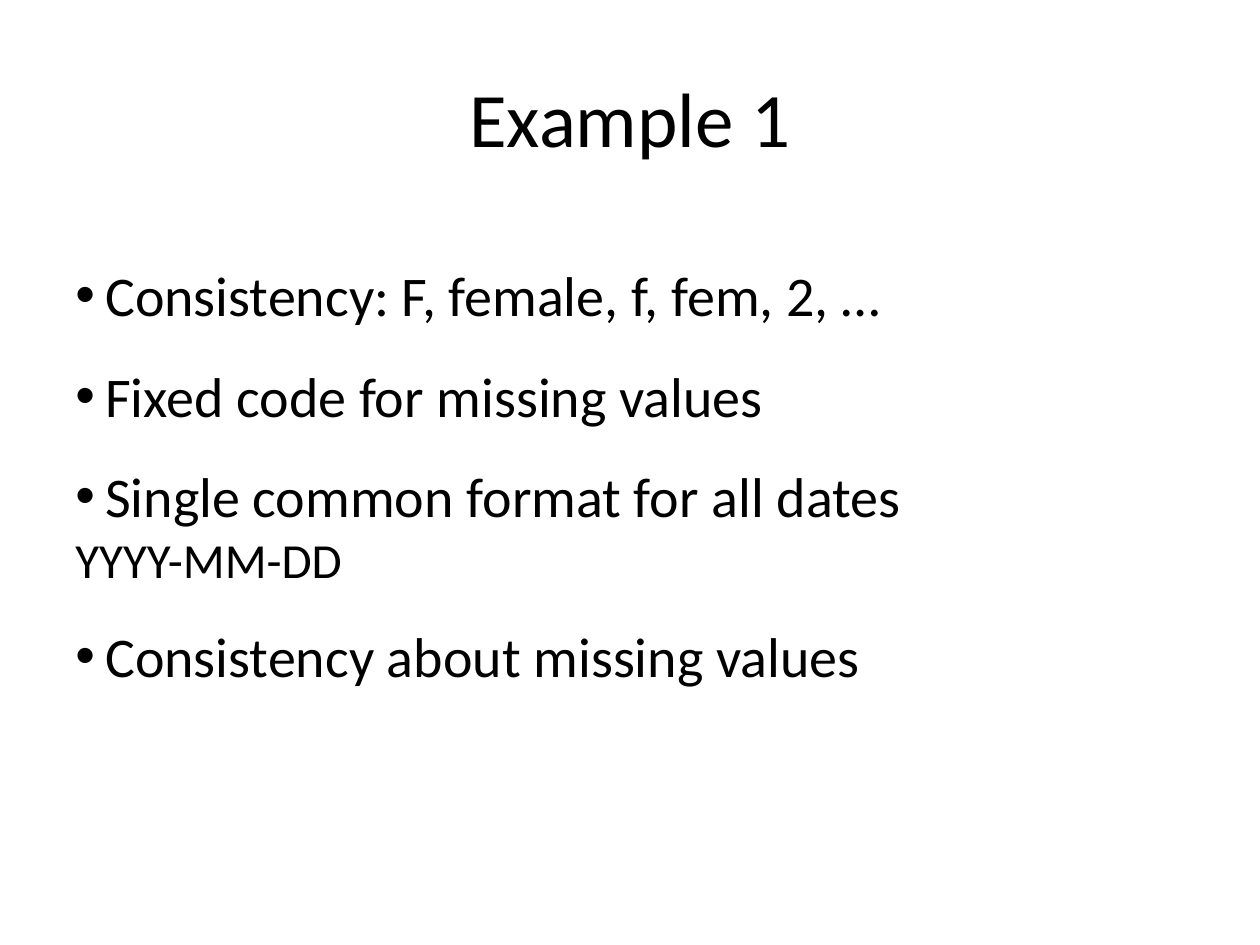
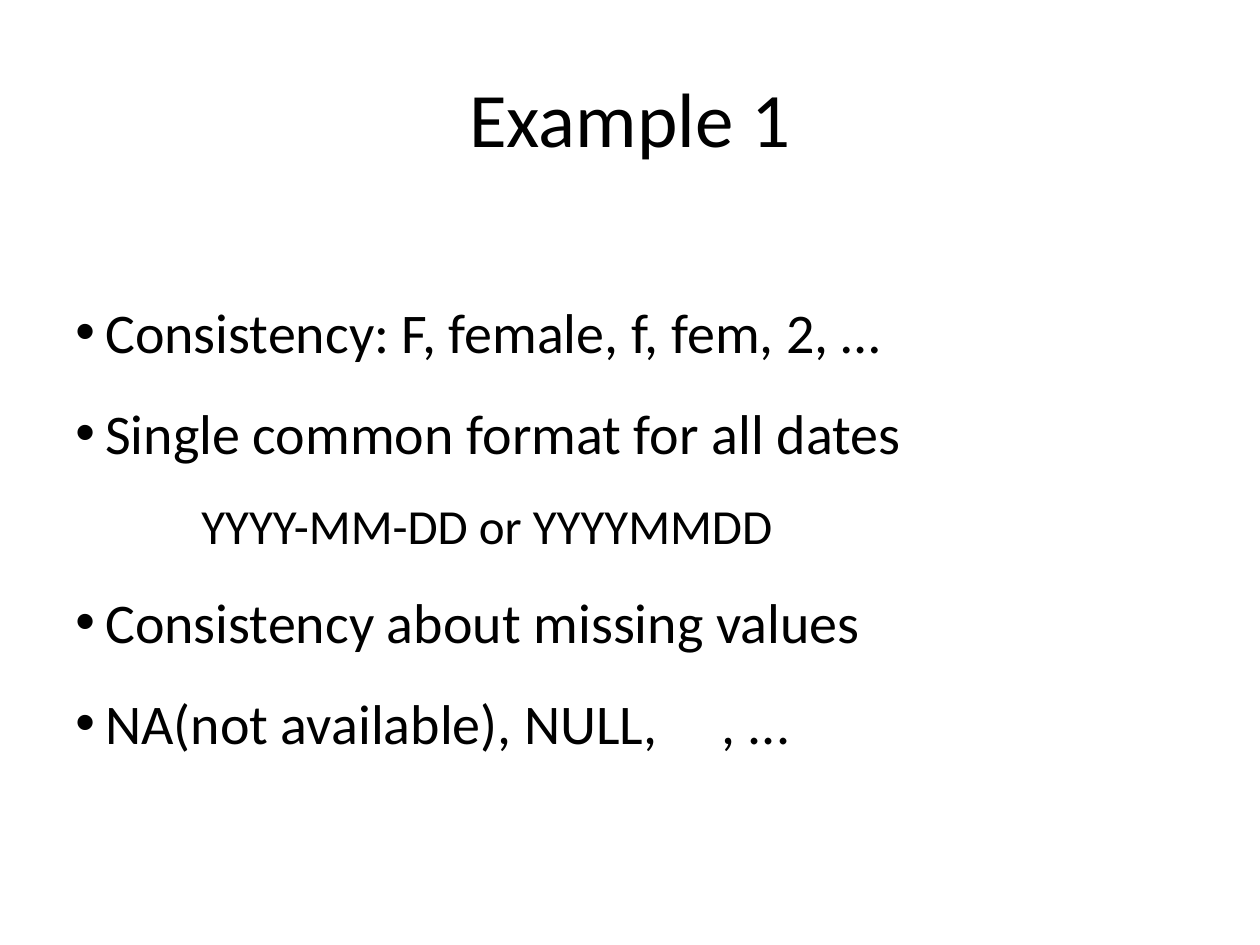
Before and after one commit to bioinformatics-core-shared-training/Managing-your-research-data, a slide deck: slide 7 of Presentation2.pptx (slide 6 before the commit). Drawn at 1260x945 pixels with LibreOffice and Linux fonts; fonts in the diff are those of the drawing. Boxes give left, top, right and bottom in pixels: in the first picture for what was removed or moved away, otherwise in the second. Text is boxed around its words. In the diff, an @@ line names an element or a change of style, - is before the commit and + after.

```diff
--- a/Presentation2.pptx
+++ b/Presentation2.pptx
@@ text "Consistency: F, female, f, fem, ..." moved from (x1=75, y1=277, x2=901, y2=687) to (x1=105, y1=314, x2=901, y2=752) @@
@@ text at (x1=105, y1=378, x2=762, y2=427): paragraph removed @@
-• Fixed code for missing values
@@ text at (x1=201, y1=512, x2=772, y2=545): text changed @@
-YYYY-MM-DD
+YYYY-MM-DD or YYYYMMDD
@@ text at (x1=105, y1=703, x2=658, y2=752): paragraph added @@
+• NA(not available), NULL, , ...
```
Also in this commit, not shown: 16 other slides changed, 2 slides added, 3 other files.
